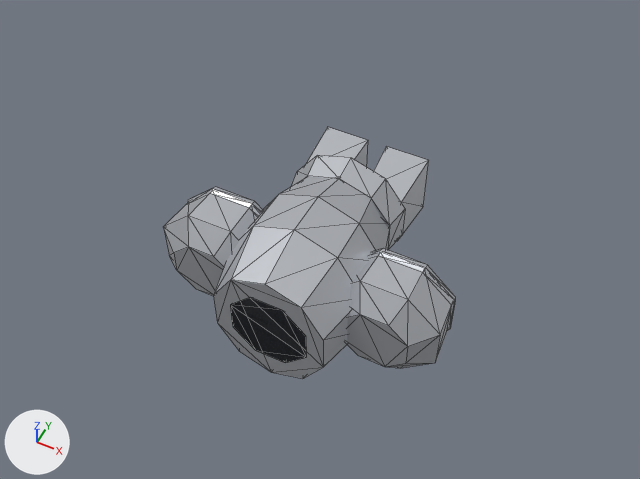
The glTF model client/public/models/armour/armor_plate.glb as it was, and as the next commit left it.
Camera for both pictures: a camera (50 mm lens) standing at (0.98, -3.63, 2.54) and looking at (-0.11, -1.46, -0.16). The axes (+X, +Y, +Z) are drawn at lower left. The lights are the same throughout. The first picture is the older version. Mesh edges are drawn as thin lines.

Objects in the first picture: 'Abdomen', 'Torso', 'UpperArmL', 'UpperArmR'.
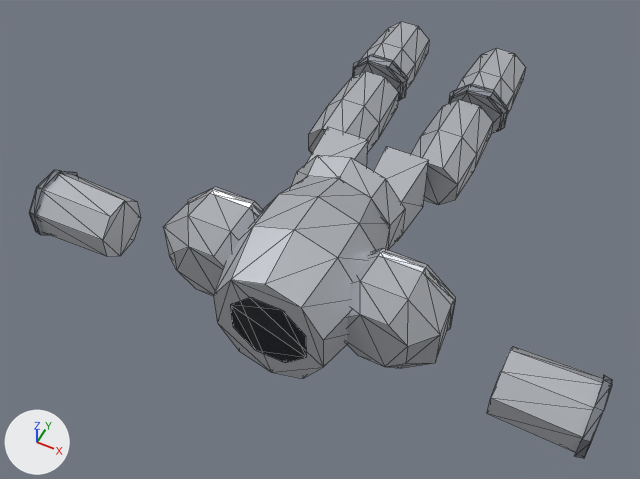
Patch to the scene script:
```diff
--- a/client/public/models/armour/armor_plate.glb.py
+++ b/client/public/models/armour/armor_plate.glb.py
@@ me_upperlegr @@
+me_upperlegr.from_pydata(...)  # 24 vertices, 44 faces; spans x -0.345..-0.095, y -1.12..-0.69, z -0.112..0.112
+me_upperlegr.materials.append(mat_steel)  # light grey #cbced4
@@ me_upperlegl @@
+me_upperlegl.from_pydata(...)  # 24 vertices, 44 faces; spans x 0.095..0.345, y -1.12..-0.69, z -0.112..0.112
+me_upperlegl.materials.append(mat_steel)  # light grey #cbced4
@@ me_lowerlegr @@
+me_lowerlegr.from_pydata(...)  # 48 vertices, 76 faces; spans x -0.369..-0.103, y -0.63..-0.26, z -0.12..0.12
+# faces by material slot: [44, 32]
+me_lowerlegr.materials.append(mat_steel)  # light grey #cbced4
+me_lowerlegr.materials.append(mat_darksteel)  # grey #90959e
@@ me_lowerlegl @@
+me_lowerlegl.from_pydata(...)  # 48 vertices, 76 faces; spans x 0.103..0.369, y -0.63..-0.26, z -0.12..0.12
+# faces by material slot: [44, 32]
+me_lowerlegl.materials.append(mat_steel)  # light grey #cbced4
+me_lowerlegl.materials.append(mat_darksteel)  # grey #90959e
@@ me_lowerarmr @@
+me_lowerarmr.from_pydata(...)  # an 8-sided cut cone along x (radius 0.135 at the low end, 0.125 at the high end) spanning x -1.12..-0.78, y -1.985..-1.735, z -0.165..0.085, material slot 0; an 8-sided cut cone along x (radius 0.141 at the low end, 0.147 at the high end) spanning x -1.12..-1.09, y -1.996..-1.724, z -0.176..0.096, material slot 1
+me_lowerarmr.materials.append(mat_steel)  # light grey #cbced4
+me_lowerarmr.materials.append(mat_darksteel)  # grey #90959e
@@ me_lowerarml @@
+me_lowerarml.from_pydata(...)  # an 8-sided cut cone along x (radius 0.125 at the low end, 0.135 at the high end) spanning x 0.78..1.12, y -1.985..-1.735, z -0.165..0.085, material slot 0; an 8-sided cut cone along x (radius 0.147 at the low end, 0.141 at the high end) spanning x 1.09..1.12, y -1.996..-1.724, z -0.176..0.096, material slot 1
+me_lowerarml.materials.append(mat_steel)  # light grey #cbced4
+me_lowerarml.materials.append(mat_darksteel)  # grey #90959e
@@ ob_upperlegr @@
+ob_upperlegr = bpy.data.objects.new('UpperLegR', me_upperlegr)
+ob_upperlegr.location = (0.0, 0.0, 0.0)
@@ ob_upperlegl @@
+ob_upperlegl = bpy.data.objects.new('UpperLegL', me_upperlegl)
+ob_upperlegl.location = (0.0, 0.0, 0.0)
@@ ob_lowerlegr @@
+ob_lowerlegr = bpy.data.objects.new('LowerLegR', me_lowerlegr)
+ob_lowerlegr.location = (0.0, 0.0, 0.0)
@@ ob_lowerlegl @@
+ob_lowerlegl = bpy.data.objects.new('LowerLegL', me_lowerlegl)
+ob_lowerlegl.location = (0.0, 0.0, 0.0)
@@ ob_lowerarmr @@
+ob_lowerarmr = bpy.data.objects.new('LowerArmR', me_lowerarmr)
+ob_lowerarmr.location = (0.0, 0.0, 0.0)
@@ ob_lowerarml @@
+ob_lowerarml = bpy.data.objects.new('LowerArmL', me_lowerarml)
+ob_lowerarml.location = (0.0, 0.0, 0.0)
```

What differs and where, as boxes [x1, y1, x2, y2] in the pictures (640 x 479 px):
'LowerArmL', added: after [487, 347, 612, 458]
    faces in mat_steel (light grey #cbced4): [487, 347, 603, 453]
    faces in mat_darksteel (grey #90959e): [575, 375, 612, 458]
'LowerArmR', added: after [29, 170, 141, 257]
    faces in mat_steel (light grey #cbced4): [37, 174, 141, 257]
    faces in mat_darksteel (grey #90959e): [29, 170, 77, 235]
'UpperLegL', added: after [411, 100, 493, 205]
'UpperLegR', added: after [308, 71, 399, 153]
'LowerLegL', added: after [448, 49, 526, 133]
    faces in mat_steel (light grey #cbced4): [451, 49, 526, 132]
    faces in mat_darksteel (grey #90959e): [448, 84, 508, 133]
'LowerLegR', added: after [352, 22, 429, 101]
    faces in mat_steel (light grey #cbced4): [354, 22, 429, 99]
    faces in mat_darksteel (grey #90959e): [352, 54, 407, 101]
